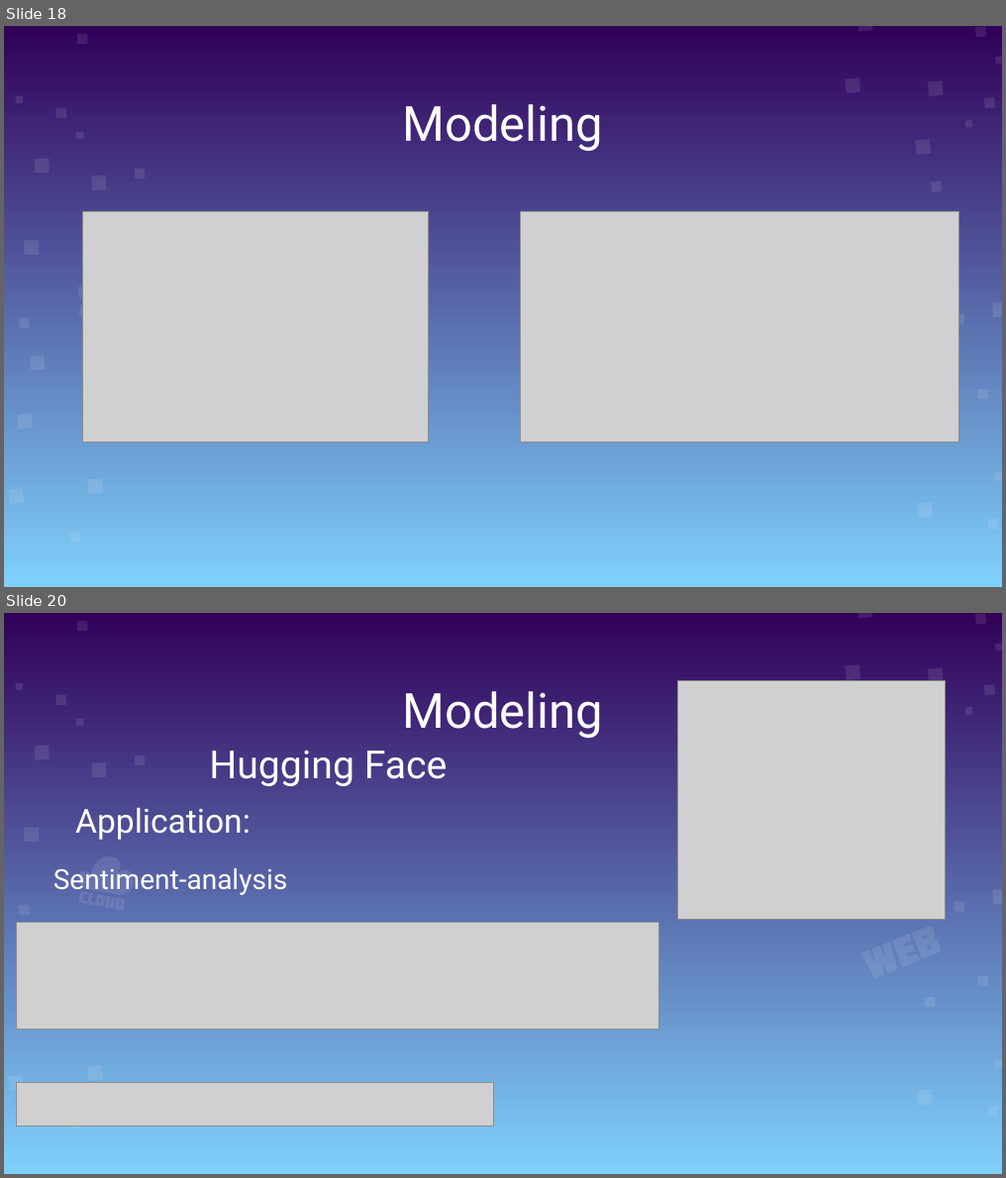
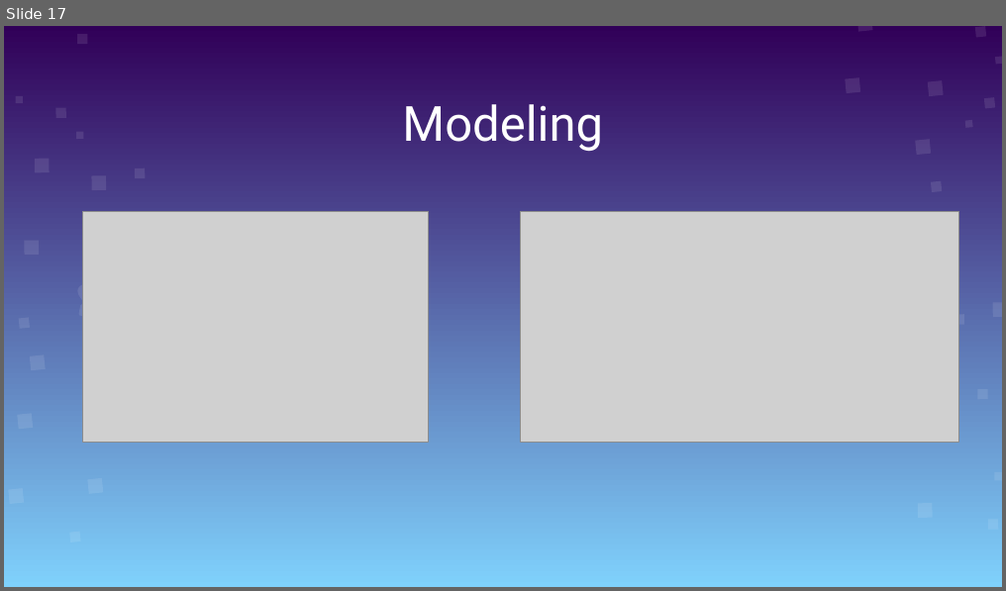
Before and after one commit to meohoangdeptrai1407/Thesis_Psychology, a slide deck: Therapy Chatbot V2.pptx. Shown one above the other, each under a label of ours: slides 18 and 20 before the commit, slide 17 after it; the slides between them are not shown. The pictures are 1006x1178 and 1006x591 pixels, drawn with LibreOffice and Linux fonts; fonts in the diff are those of the drawing; grey boxes stand for pictures. Boxes give left, top, right and bottom in pixels: in the first picture for what was removed or moved away, otherwise in the second. Text is boxed around its words. In the diff, an @@ line names an element or a change of style, - is before the commit and + after.

```diff
--- a/Therapy Chatbot V2.pptx
+++ b/Therapy Chatbot V2.pptx
@@ slide 20 removed at bbox=[4, 613, 1002, 1174], background gradient #7FD1FC to #310058; not listed: 30 template elements that a slide beside it also shows @@
@@ title removed at bbox=[402, 691, 603, 739] @@
-Modeling
@@ picture removed at bbox=[677, 681, 945, 919] @@
@@ title removed at bbox=[209, 751, 448, 786] @@
-Hugging Face
@@ text removed at bbox=[75, 808, 251, 840] @@
-Application:
@@ text removed at bbox=[54, 868, 287, 895] @@
-Sentiment-analysis
@@ freeform shape removed at bbox=[91, 892, 110, 910] @@
@@ freeform shape removed at bbox=[101, 893, 120, 912] @@
@@ freeform shape removed at bbox=[110, 895, 129, 914] @@
@@ picture removed at bbox=[17, 922, 658, 1030] @@
@@ freeform shape removed at bbox=[891, 934, 921, 969] @@
@@ freeform shape removed at bbox=[912, 925, 943, 960] @@
@@ freeform shape removed at bbox=[860, 942, 899, 980] @@
@@ freeform shape removed at bbox=[924, 996, 936, 1008] @@
@@ picture removed at bbox=[17, 1083, 494, 1126] @@
@@ what was slide 18 is now slide 17 @@
```
Also in this commit, not shown: 8 slides changed, 4 slides added, 2 other slides removed.
